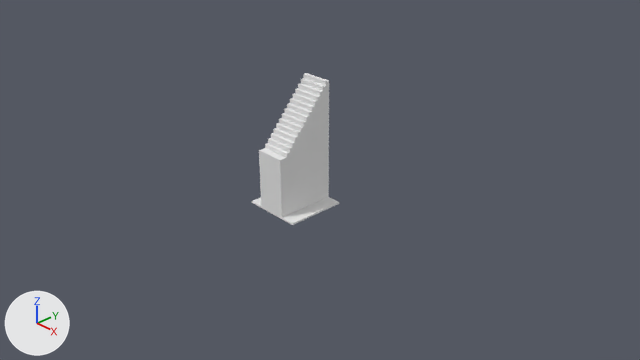
An edit to the Blender file UnrealEngine4Rotations/Ramp_High.blend, drawn before and after from the same camera.
Rendered twice from the file's camera 'Camera'. Every picture has the same lights, and +X, +Y and +Z are marked at lower left.

Objects in the first picture: 'Ramp_High'.
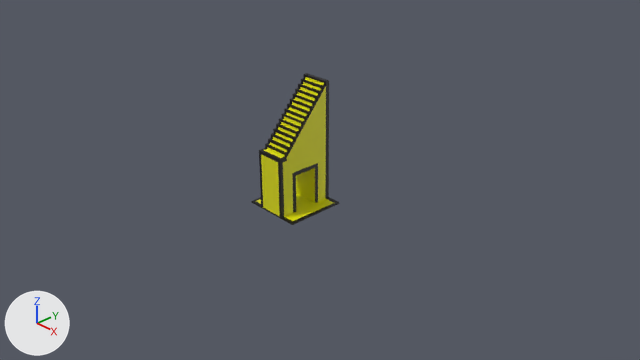
Commit message: Added a hole to the high ramp to make it more interesting to play with

Pixel boxes (x1, y1, x2, y2) of what changed, in the pictures (640 x 360 px; the box of a moved part takes in the faces that stretch with it):
'Ramp_High', surface changed, reshaped (grey to yellow)
    both: (251, 73, 339, 225)
part 1 of me_cube, moved or reshaped
    both: (257, 143, 334, 221)

Diff of the bpy script that builds the scene:
```diff
--- a/UnrealEngine4Rotations/Ramp_High.blend.py
+++ b/UnrealEngine4Rotations/Ramp_High.blend.py
@@ img_allcolours_png_001 @@
+img_allcolours_png_001 = load_image('AllColours.png.001', '../Textures/AllColours.png', 64, 64, 'sRGB')
@@ mat_material @@
-mat_material = diffuse_material('Material')
-mat_material.base_color = (0.8, 0.8, 0.8)  # white #e7e7e7
+mat_material = principled_material('Material')
+mat_material.texture = img_allcolours_png_001
@@ me_cube @@
 # used by ob_ramp_high; location = (0.0, 0.0, 0.0)
-me_cube.from_pydata(...)  # 391 vertices, 350 faces; spans x -0.5..0.5, y -0.5..0.5, z 0.0..2.0
+me_cube.from_pydata(...)  # 407 vertices, 353 faces; spans x -0.5..0.5, y -0.5..0.5, z 0.0..2.0
+# me_cube part 1
+# 8 faces are deleted
+# 16 vertices are added at x -0.25..0.25, y -0.26..0.26, z 0.03..0.71
+# 11 new faces join them
 me_cube.materials.append(mat_material)
```
